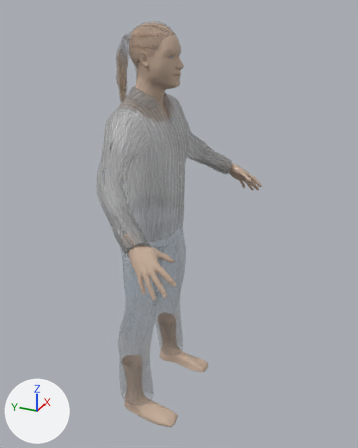
Renders of the FBX model Assets/Models/Brat.fbx from each side of a commit.
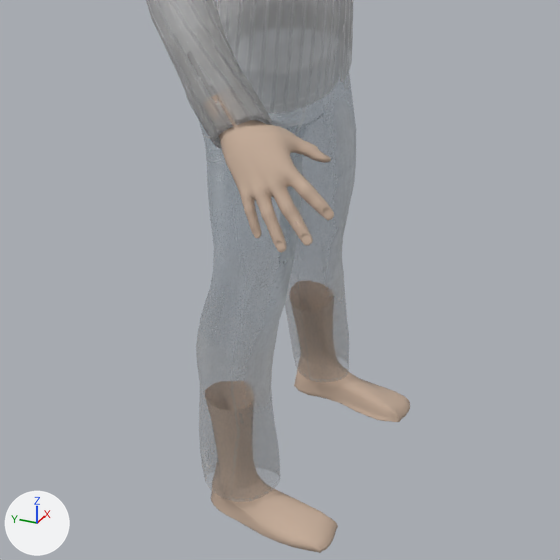
Old and new are each drawn whole from a 50 mm camera at (-17.88, -9.59, 18.29) aimed at (-0.24, -1.65, 9.47) and again close up on the part from 10% to 76% of the width and 43% to 96% of the height. Lighting does not change. The marker at lower left points along +X, +Y and +Z. Where no turn or scale is listed for an object, it has been applied to the vertices.

Objects in the first close-up: 'Bratboletz:Male_casualsuit03', 'Bratboletz:Male_generic'.
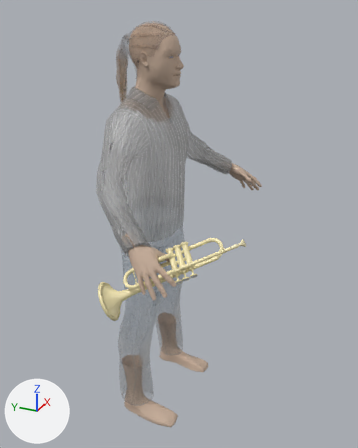
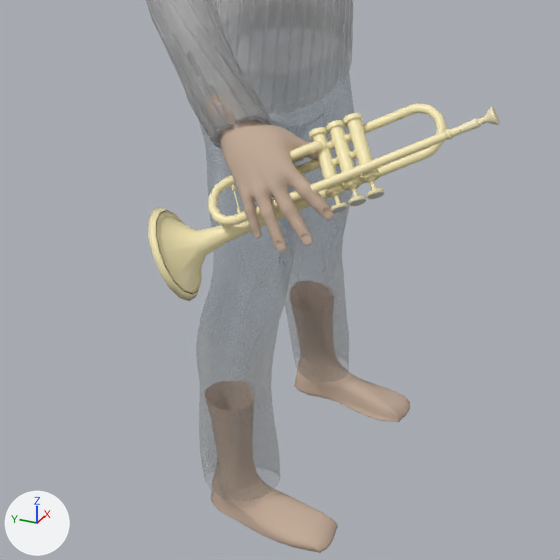
The change, as JSON lines over the scene's bpy script:
```json
{"op": "add", "block": "mat_botones_001", "code": ["mat_botones_001 = principled_material('botones.001')", "mat_botones_001.base_color = (0.647, 0.647, 0.647)  # light grey #d2d2d2", "mat_botones_001.roughness = 0.123"]}
{"op": "add", "block": "mat_trompeta_boquilla_001", "code": ["mat_trompeta_boquilla_001 = principled_material('Trompeta.boquilla.001')", "mat_trompeta_boquilla_001.base_color = (0.945, 0.855, 0.553)  # beige #f9eec4", "mat_trompeta_boquilla_001.roughness = 0.442"]}
{"op": "add", "block": "mat_trompeta_001", "code": ["mat_trompeta_001 = principled_material('Trompeta.001')", "mat_trompeta_001.base_color = (0.952, 0.844, 0.482)  # beige #faedb8", "mat_trompeta_001.roughness = 0.442"]}
{"op": "add", "block": "me_tube_001", "code": ["me_tube_001 = bpy.data.meshes.new('Tube.001')", "me_tube_001.from_pydata(...)  # 7108 vertices, 6848 faces; spans x -1.34..1.11, y -1.98..2.78, z -2.13..1.12", "# faces by material slot: [6544, 96, 208]", "me_tube_001.materials.append(mat_trompeta_001)  # beige #faedb8", "me_tube_001.materials.append(mat_botones_001)  # light grey #d2d2d2", "me_tube_001.materials.append(mat_trompeta_boquilla_001)  # beige #f9eec4"]}
{"op": "add", "block": "ob_trompeta1", "code": ["ob_trompeta1 = bpy.data.objects.new('Trompeta1', me_tube_001)", "ob_trompeta1.location = (-4.95, -3.81, 10.22)"]}
```

Pixel boxes (x1, y1, x2, y2) of what changed, in the close-ups (560 x 560 px):
```json
{"object": "Trompeta1", "change": "added", "after": [148, 103, 500, 301], "on screen": "beige", "faces in mat_trompeta_001 (beige #faedb9)": [148, 103, 462, 301], "faces in mat_trompeta_boquilla_001 (beige #f9eec4)": [460, 107, 500, 133], "faces in mat_botones_001 (light grey #d2d2d2)": [332, 192, 384, 213]}
```
